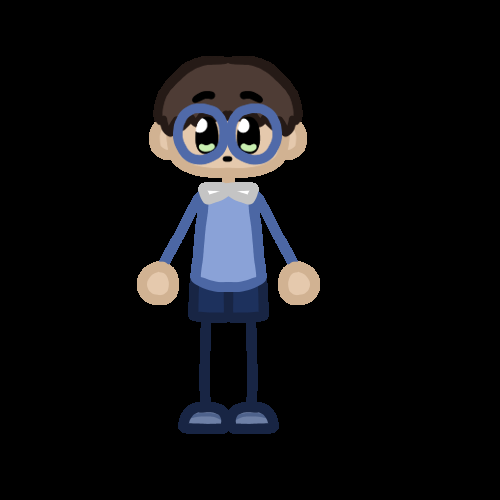
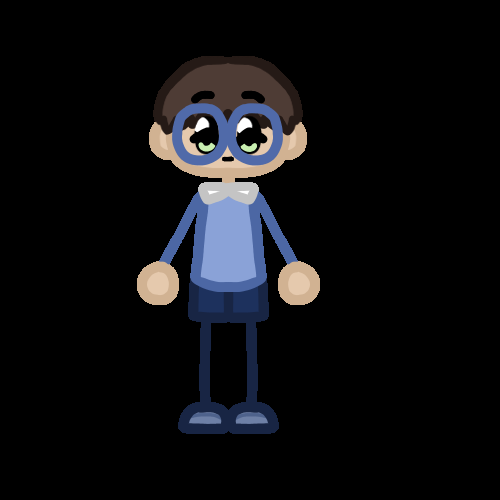
The second 500 x 500 image is a revision of the first. Changes to its layers:
added layer "Warstwa144" in group "Wnuczek przód" over [172, 103, 283, 166]
added layer "Warstwa143" in group "Wnuczek przód" over [189, 90, 268, 162]
added layer "Warstwa142" in group "Wnuczek przód" over [191, 90, 265, 162]
painted on "Warstwa120" over [165, 90, 291, 166]
